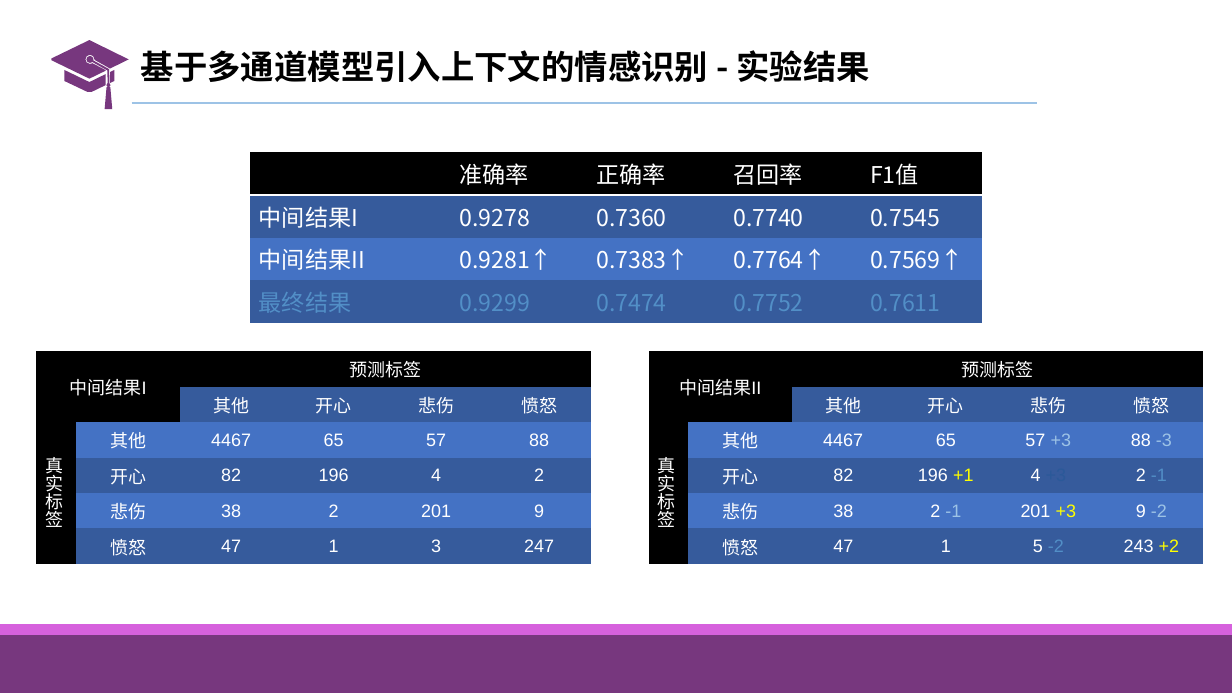
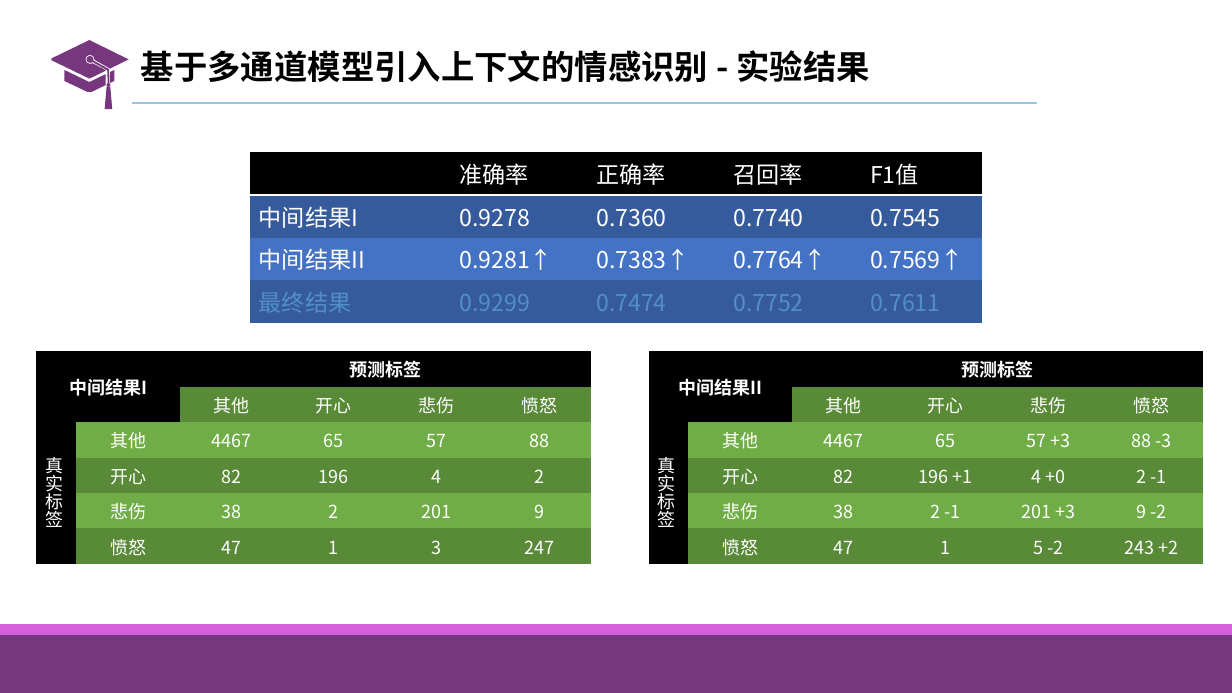
Before and after one commit to liangxh/grad2019, a slide deck: slide 69 of 计研163_梁锡豪_2016211014.pptx (slide 54 before the commit). Drawn at 1232x693 pixels with LibreOffice and Linux fonts; fonts in the diff are those of the drawing. Boxes give left, top, right and bottom in pixels: in the first picture for what was removed or moved away, otherwise in the second. Text is boxed around its words. In the diff, an @@ line names an element or a change of style, - is before the commit and + after.

```diff
--- a/计研163_梁锡豪_2016211014.pptx
+++ b/计研163_梁锡豪_2016211014.pptx
@@ table at (36, 351, 591, 560) @@
@@ fill #365B9D to #5A8B39 in 14 cells @@
@@ fill #4472C4 to #70AD47 in 10 cells @@
@@ font Arial to Noto Sans CJK SC @@
@@ bold on in "中间结果I", "预测标签" @@
@@ table at (649, 351, 1203, 560) @@
-row 4, column 5: 4 +3
+row 4, column 5: 4 +0
@@ fill #365B9D to #5A8B39 in 14 cells @@
@@ fill #4472C4 to #70AD47 in 10 cells @@
@@ font Arial to Noto Sans CJK SC @@
@@ bold on in "中间结果II", "预测标签" @@
@@ text colour #9DC3E6 to #FFFFFF in "+3", "-3", "-1", "-2" @@
@@ text colour #FFFF00 to #FFFFFF in "+1", "+3", "+2" @@
@@ text colour #528FC7 to #FFFFFF in "-1", "-2" @@
```
Also in this commit, not shown: 10 other slides changed, 11 slides added.
